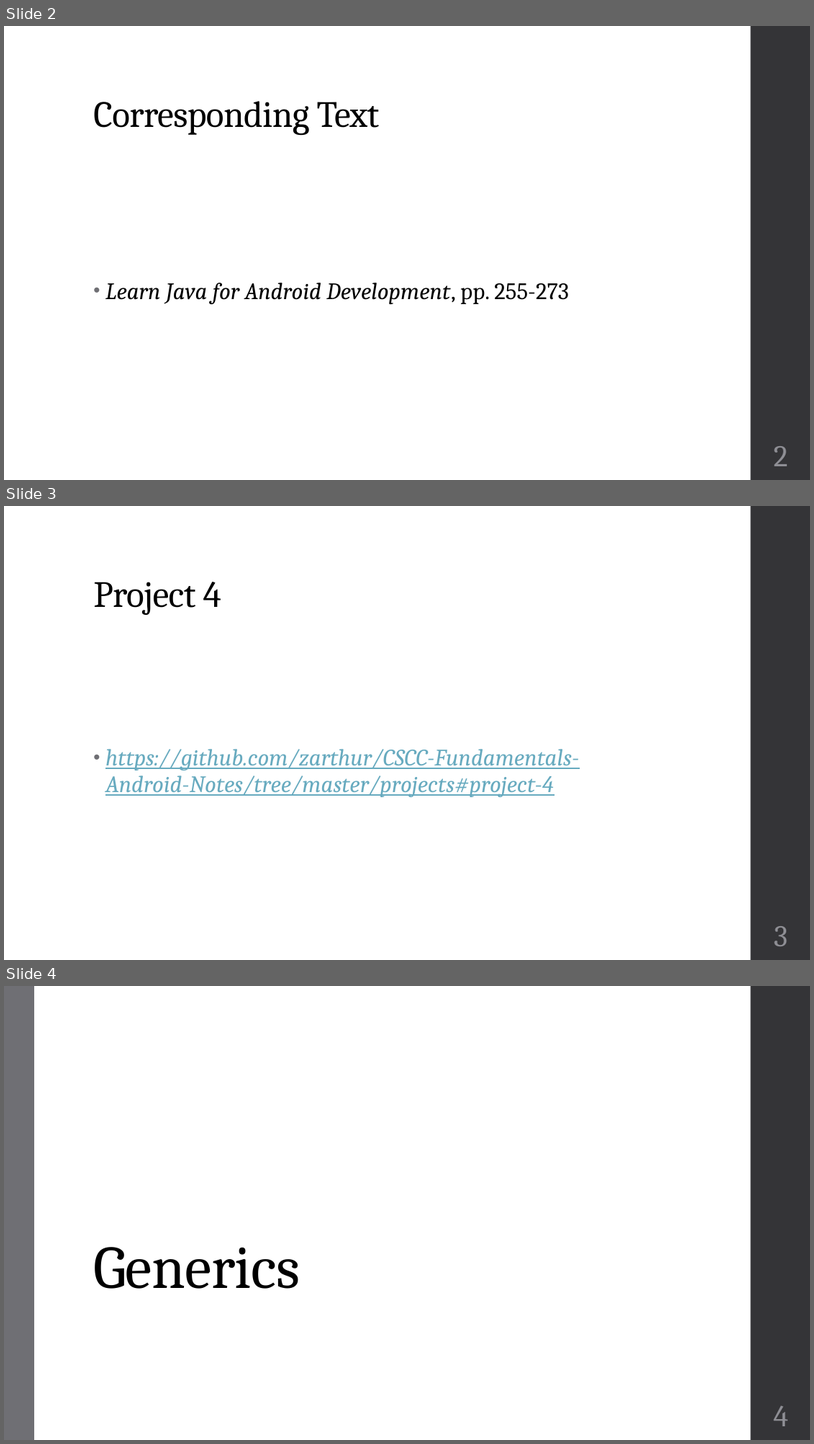
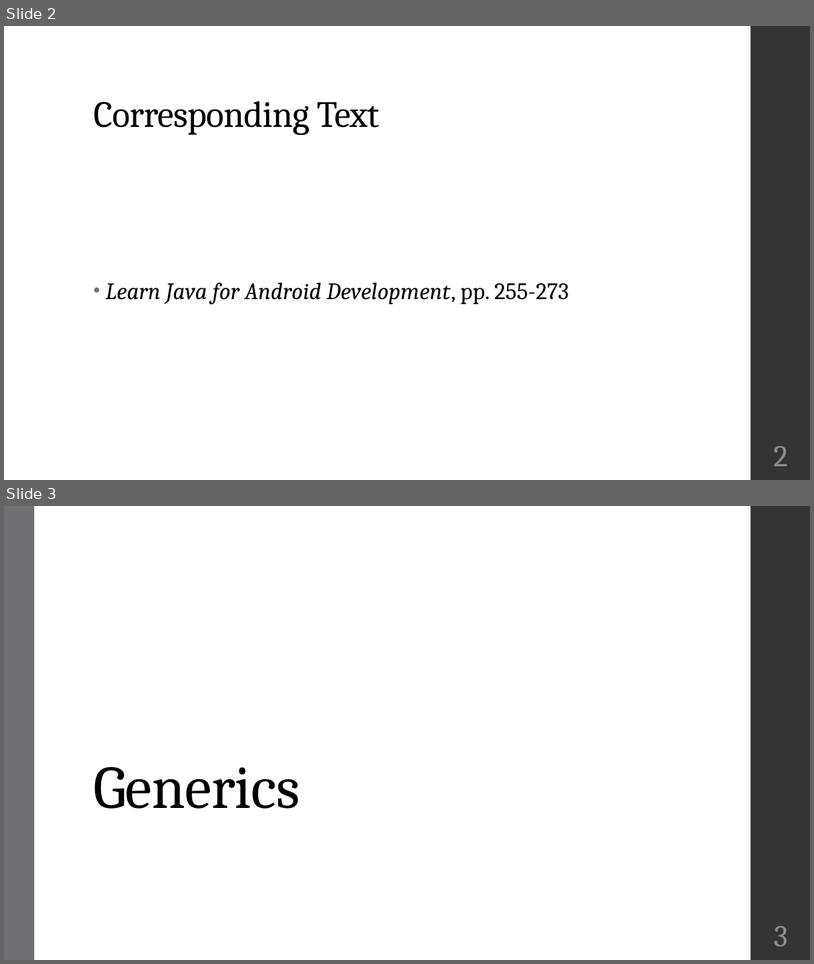
Before and after one commit to zarthur/CSCC-Fundamentals-Android-Notes, a slide deck: week_12/week_12.pptx. Shown one above the other, each under a label of ours: slides 2, 3 and 4 before the commit, slides 2 and 3 after it. The pictures are 814x1444 and 814x964 pixels, drawn with LibreOffice and Linux fonts; fonts in the diff are those of the drawing. Boxes give left, top, right and bottom in pixels: in the first picture for what was removed or moved away, otherwise in the second. Text is boxed around its words. In the diff, an @@ line names an element or a change of style, - is before the commit and + after.

```diff
--- a/week_12/week_12.pptx
+++ b/week_12/week_12.pptx
@@ slide 3 removed at <box>4,506,810,960</box>, background #FFFFFF; not listed: 1 template element that a slide beside it also shows @@
@@ title removed at <box>93,582,221,615</box> @@
-Project 4
@@ text removed at <box>106,749,579,797</box> @@
-• https://github.com/zarthur/CSCC-Fundamentals-Android-Notes/tree/master/projects#project-4
@@ page number removed at <box>774,926,788,946</box> @@
-3
@@ what was slide 4 is now slide 3 @@
@@ page number at <box>774,926,788,946</box>: text changed @@
-4
+3
```
Also in this commit, not shown: 1 slide changed, 1 other file.
